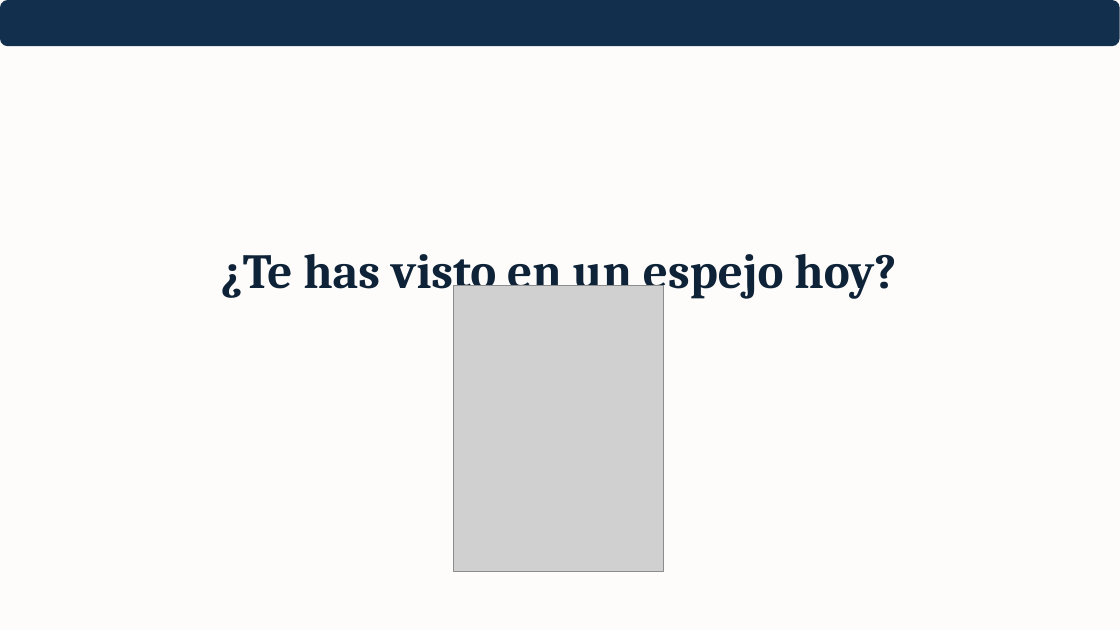
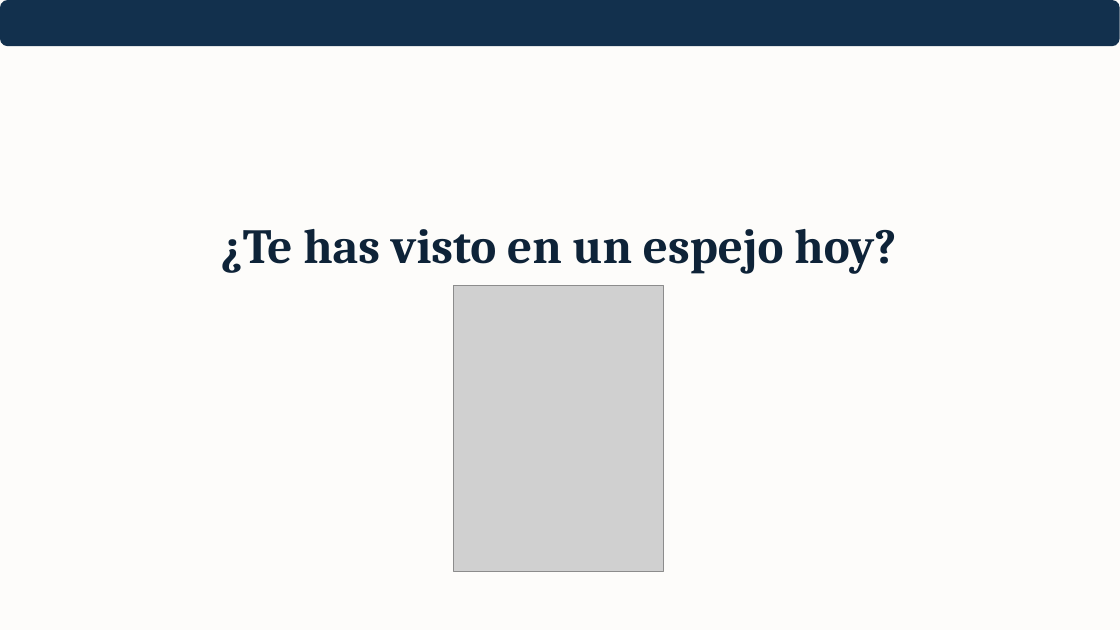
Before and after one commit to Anthonidrm/cimiento-bloque1, a slide deck: slide 2 of public/recursos-semana-2/presentacion-semana-2.pptx. Drawn at 1120x630 pixels with LibreOffice and Linux fonts; fonts in the diff are those of the drawing; grey boxes stand for pictures. Boxes give left, top, right and bottom in pixels: in the first picture for what was removed or moved away, otherwise in the second. Text is boxed around its words. In the diff, an @@ line names an element or a change of style, - is before the commit and + after.

```diff
--- a/public/recursos-semana-2/presentacion-semana-2.pptx
+++ b/public/recursos-semana-2/presentacion-semana-2.pptx
@@ text "¿Te has visto en un ...": place and size @@
-text "¿Te has visto en un ..." at bbox=[221, 254, 896, 299]
+text "¿Te has visto en un ..." at bbox=[221, 229, 896, 274]
```
Also in this commit, not shown: 4 other slides changed, 50 other files.
